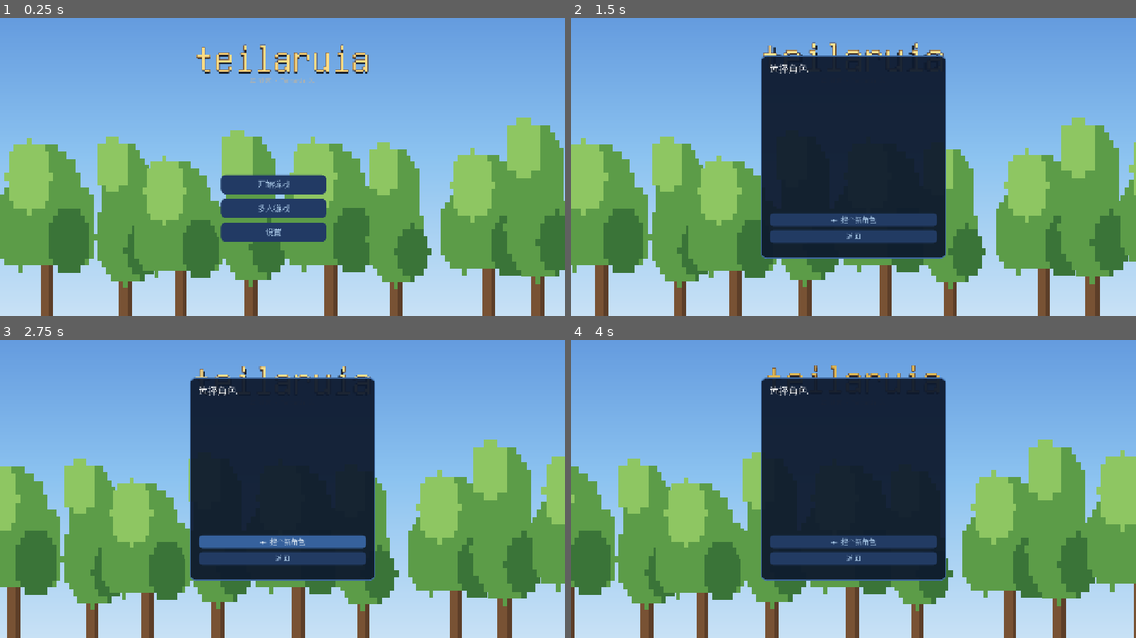
Above: before the commit, frames 1-4 (two rows, left to right).
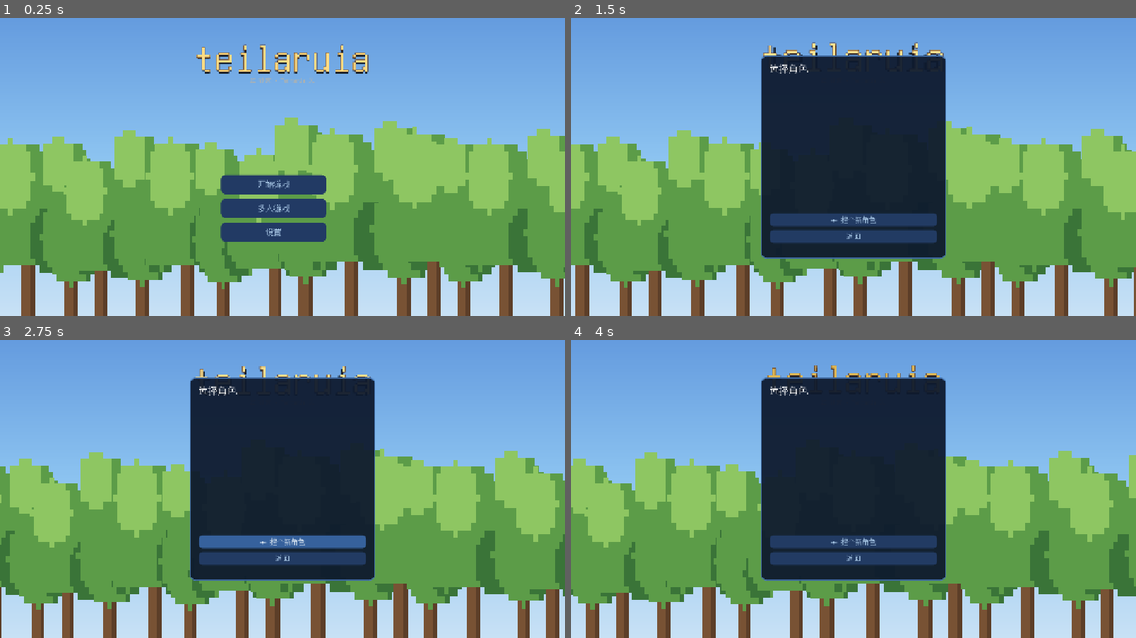
Above: after the commit, the same moments.

Repository: Nornttyy/tielaruia
Game: Godot game, scene res://scenes/main.tscn
Same seed, same stepped clock (60 frames per second), same inputs: the game is played once before the commit and once after it.
Inputs (mouse positions are in pixels of both pictures, inside the frame that each line leads up to):
- Up to frame 1 (0.25 s): no input
- Up to frame 2 (1.5 s): click "开始游戏" at 0.5 s; tap Enter at 1.25 s; move the mouse to (977, 140) at 1.27 s; hold D (move_right) from 1.28 s (still down); tap E (interact) at 1.35 s; click (977, 140) at 1.42 s
- Up to frame 3 (2.75 s): tap Space (jump) at 1.52, 1.82 s; release D (move_right) at 2 s; drag from (169, 494) to (254, 542) at 2.02 s
- Up to frame 4 (4 s): move the mouse to (910, 408) at 2.77 s; hold D (move_right) 2.78-3.5 s; hold Right mouse button (secondary) 2.78-3.5 s; drag from (825, 542) to (684, 432) at 3.52 s

The runs differ from the first frame. In frame 1, 32% of the frame differs, in the area x 0-100%, y 33-100%; in frame 2, 27%; in frame 3, 27%; in frame 4, 27%.

Commit message:
tweak(menu): 树密度调高 TREE_ROW_COUNT 9→16 (用户要求)
Co-Authored-By: Claude Opus 4.8 (1M context) <noreply@anthropic.com>

Diff:
--- a/scripts/ui/main_menu.gd
+++ b/scripts/ui/main_menu.gd
@@ -22,7 +22,7 @@
 const CLOUD_COUNT := 7          # 4→7: 云更多更丰富 (大小/透明度分层做远近)
 const TREE_COUNT := 5
 # 移动森林: 两层视差树 (远 小/慢/淡, 近 大/快). 横向滚动 + 循环.
-const TREE_ROW_COUNT := 9     # 只一排高大的树 (用户要求, 不要背景森林)
+const TREE_ROW_COUNT := 16    # 一排树, 密一点 (用户要求调高密度)
 const TREE_WALL_COUNT := 30   # (旧多层森林常量, 现已不用)
 const TREE_FAR_COUNT := 20
 const TREE_NEAR_COUNT := 20
